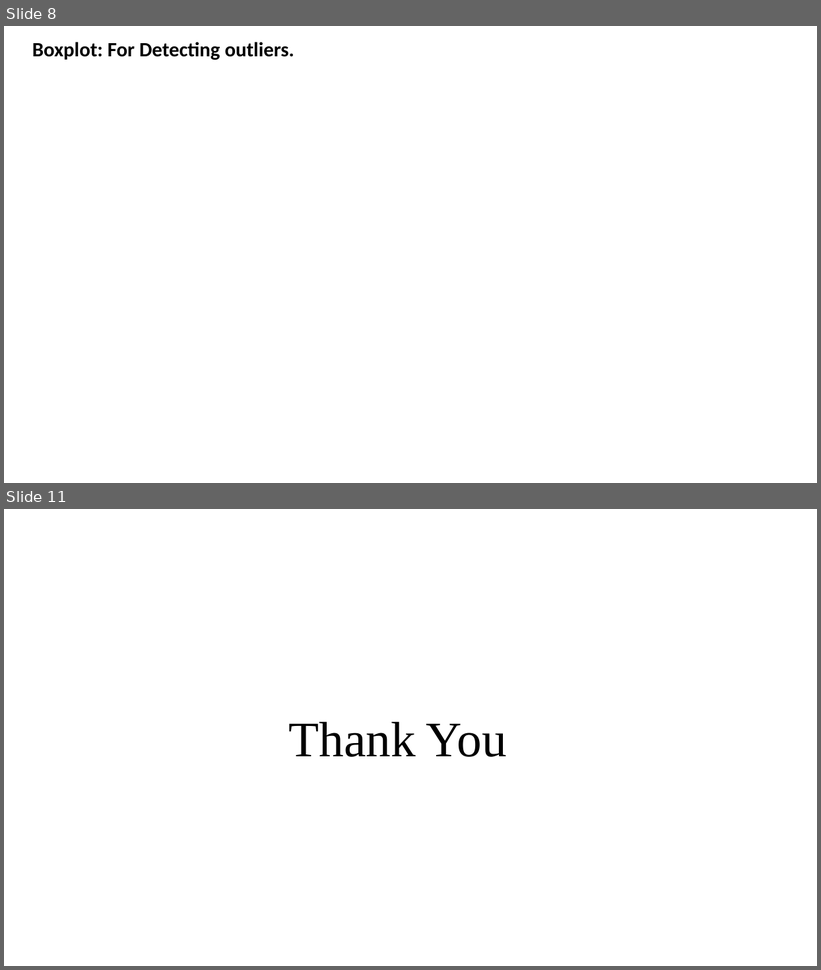
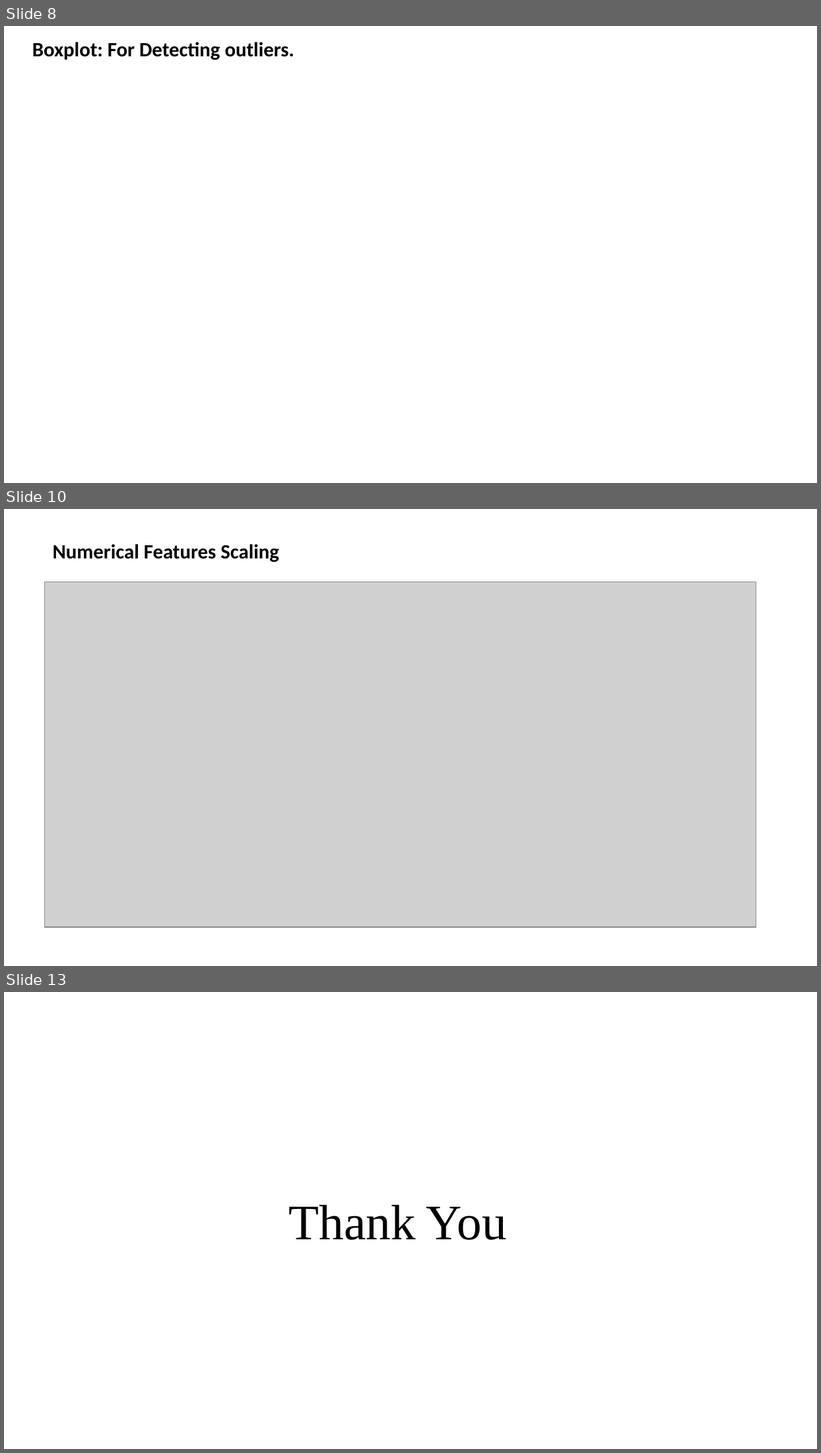
Before and after one commit to Rajeevkavala/Application-Development, a slide deck: Project/Music_Recommendation_Review-1.pptx. Shown one above the other, each under a label of ours: slides 8 and 11 before the commit, slides 8, 10 and 13 after it; the slides between them are not shown. The pictures are 821x970 and 821x1453 pixels, drawn with LibreOffice and Linux fonts; fonts in the diff are those of the drawing; grey boxes stand for pictures; background and template pictures are left out. Boxes give left, top, right and bottom in pixels: in the first picture for what was removed or moved away, otherwise in the second. Text is boxed around its words. In the diff, an @@ line names an element or a change of style, - is before the commit and + after.

```diff
--- a/Project/Music_Recommendation_Review-1.pptx
+++ b/Project/Music_Recommendation_Review-1.pptx
@@ slide 10 added at [4,509,817,966], background #FFFFFF @@
@@ text added at [53,544,279,562], 18 pt, text #000000, bold @@
+Numerical Features Scaling
@@ picture added at [45,582,756,927] @@
@@ what was slide 11 is now slide 13 @@
```
Also in this commit, not shown: 2 slides changed, 2 other slides added, 1 slide removed, 3 other files.
